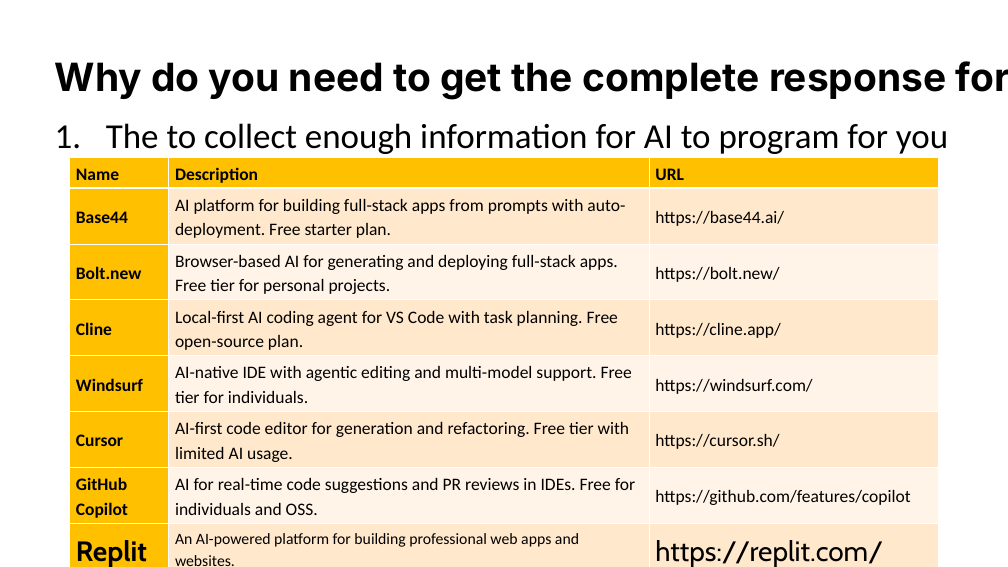
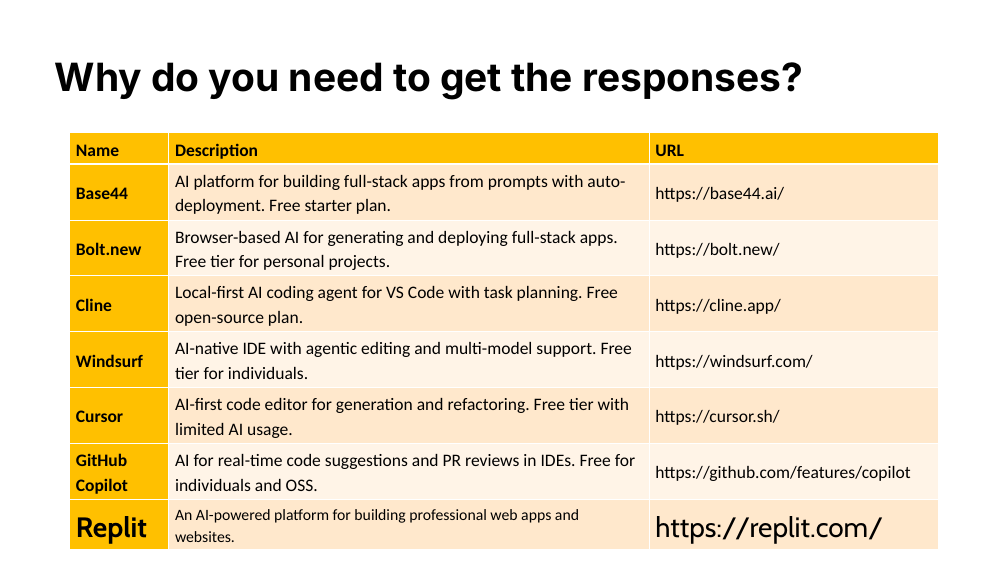
Before and after one commit to enoch-sit/proj01_chatbot_edu, a slide deck: slide 5 of week08/AI Agent Design III LangSmith-and-Evaluation-Frameworks.pptx. Drawn at 1008x567 pixels with LibreOffice and Linux fonts; fonts in the diff are those of the drawing. Boxes give left, top, right and bottom in pixels: in the first picture for what was removed or moved away, otherwise in the second. Text is boxed around its words. In the diff, an @@ line names an element or a change of style, - is before the commit and + after.

```diff
--- a/week08/AI Agent Design III LangSmith-and-Evaluation-Frameworks.pptx
+++ b/week08/AI Agent Design III LangSmith-and-Evaluation-Frameworks.pptx
@@ text at bbox=[55, 62, 803, 100]: text changed @@
-Why do you need to get the complete response format?
+Why do you need to get the responses?
@@ table: place and size @@
-table at bbox=[69, 157, 939, 567]
+table at bbox=[69, 133, 939, 547]
@@ text removed at bbox=[106, 123, 888, 154] @@
-1. The to collect enough information for AI to program for you
```
Also in this commit, not shown: 9 other slides changed, 1 slide added, 14 slides removed, 28 other files.
